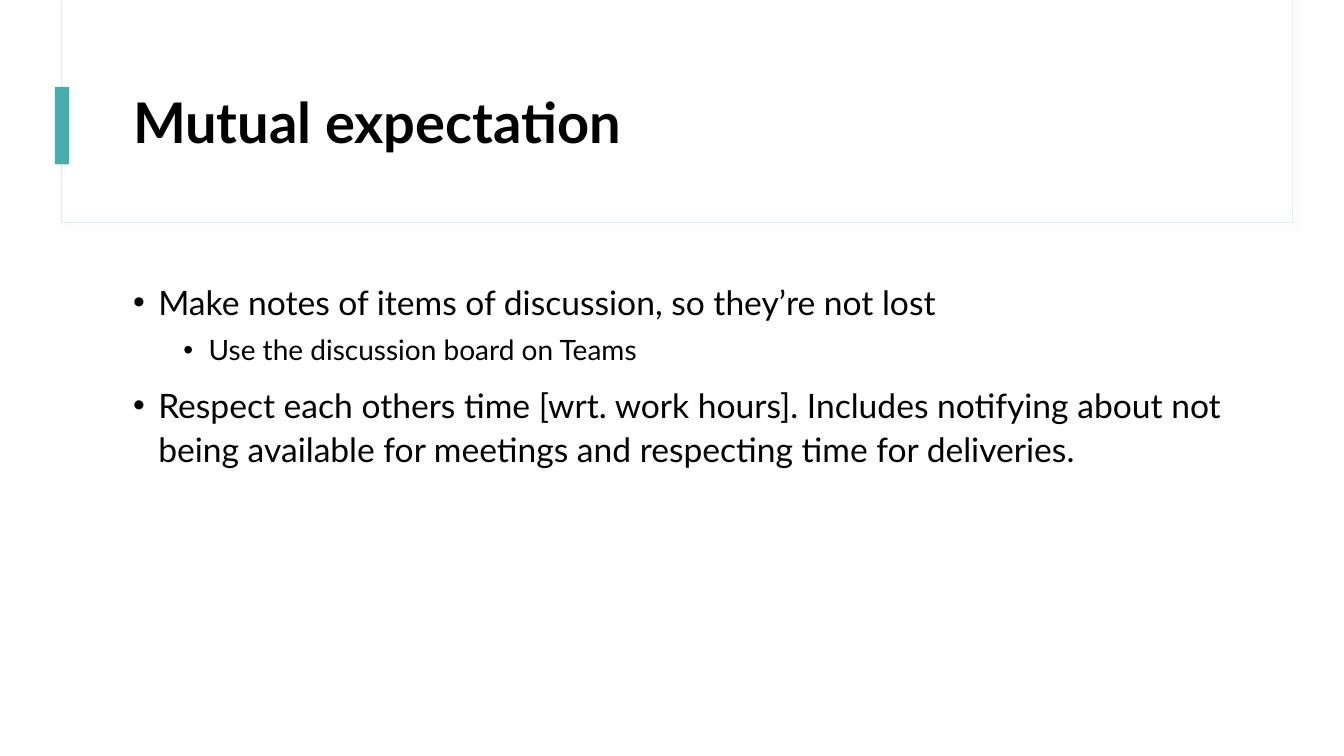
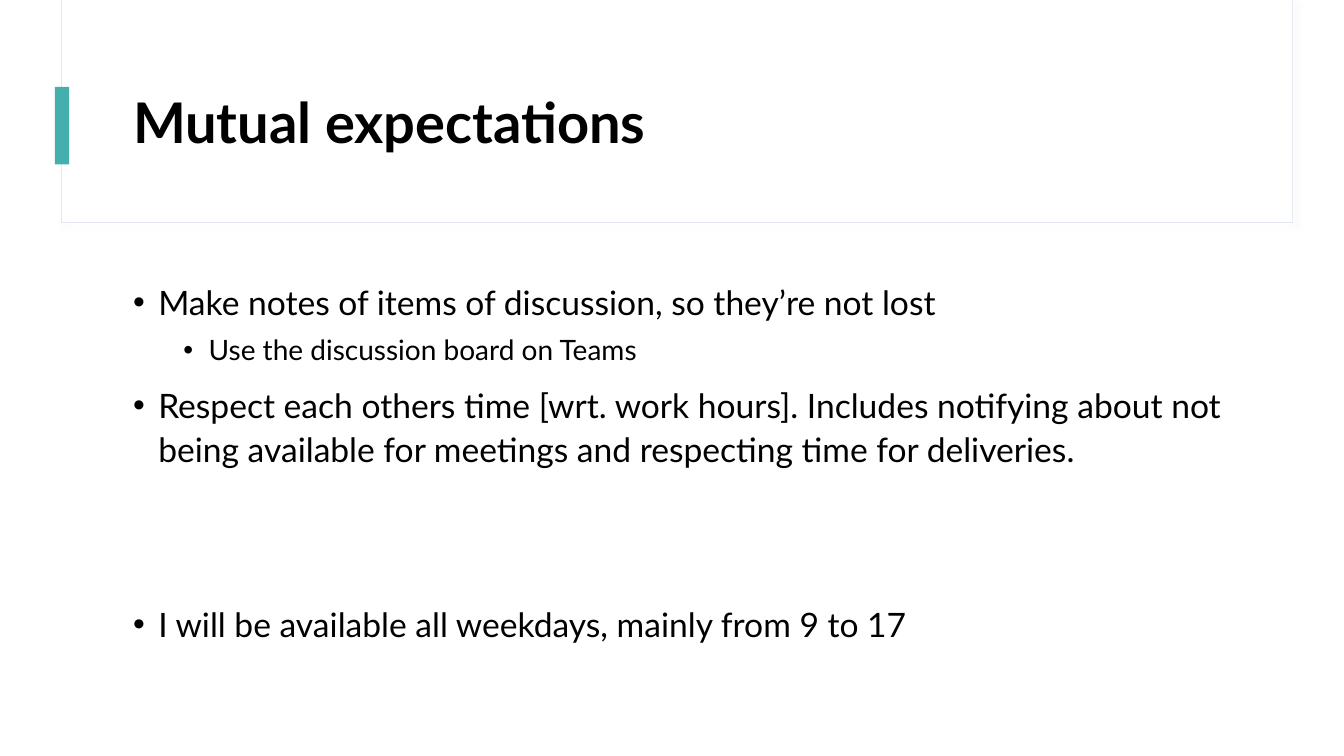
Before and after one commit to sjurmsc/MSC2023, a slide deck: slide 12 of Meeting Presentations/01.09.2022_Meeting.pptx (slide 10 before the commit). Drawn at 1344x756 pixels with LibreOffice and Linux fonts; fonts in the diff are those of the drawing. Boxes give left, top, right and bottom in pixels: in the first picture for what was removed or moved away, otherwise in the second. Text is boxed around its words. In the diff, an @@ line names an element or a change of style, - is before the commit and + after.

```diff
--- a/Meeting Presentations/01.09.2022_Meeting.pptx
+++ b/Meeting Presentations/01.09.2022_Meeting.pptx
@@ title at (133,101,645,153): text changed @@
-Mutual expectation
+Mutual expectations
@@ text at (158,612,906,643): paragraph added @@
+• I will be available all weekdays, mainly from 9 to 17
```
Also in this commit, not shown: 9 other slides changed, 4 slides added.
